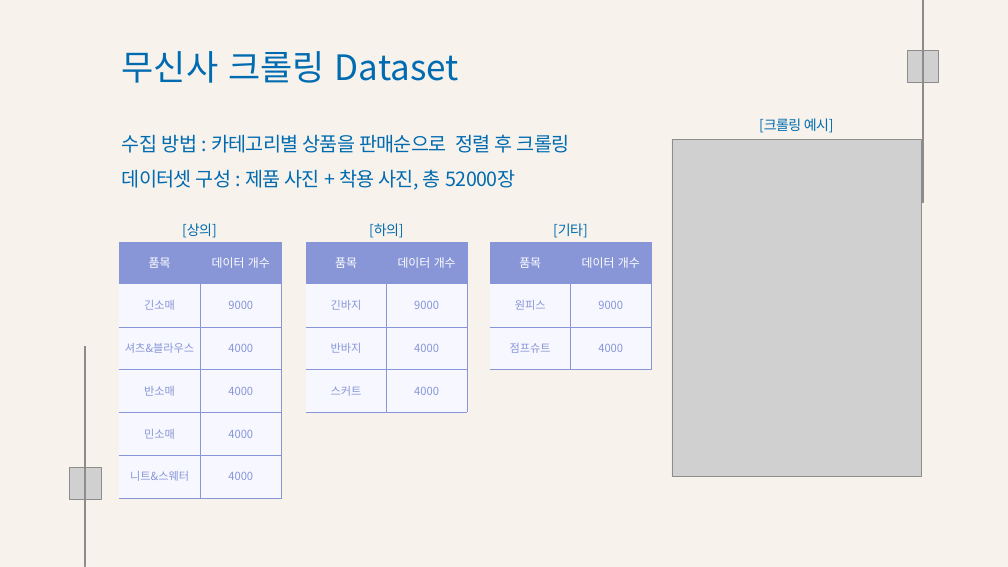
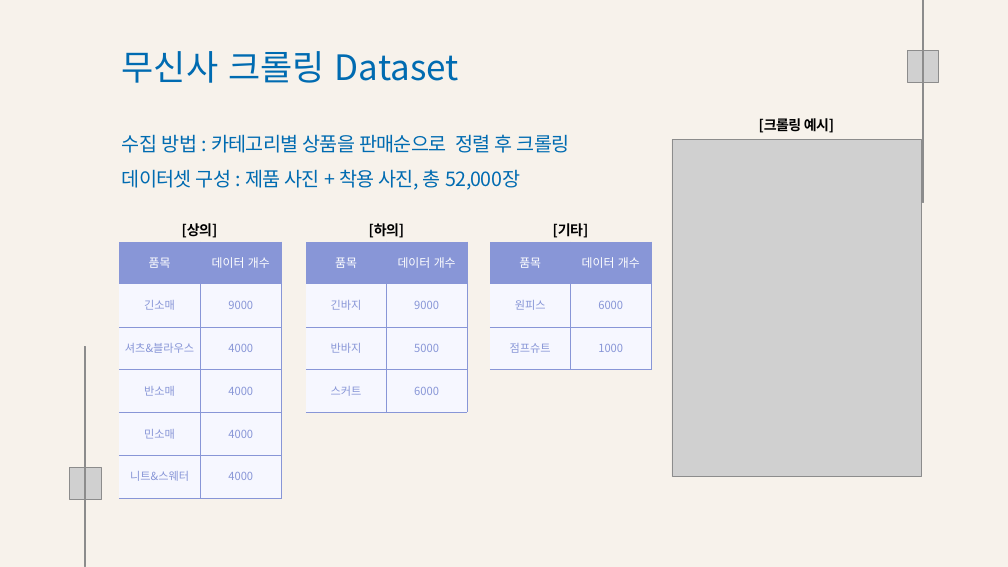
Before and after one commit to Playdata-G-DA35/DA35-final-team2-Item_Classification_RPA, a slide deck: slide 6 of documents/의류 카테고리 분류 모델 결과 보고서.pptx. Drawn at 1008x567 pixels with LibreOffice and Linux fonts; fonts in the diff are those of the drawing; grey boxes stand for pictures; background and template pictures are left out. Boxes give left, top, right and bottom in pixels: in the first picture for what was removed or moved away, otherwise in the second. Text is boxed around its words. In the diff, an @@ line names an element or a change of style, - is before the commit and + after.

```diff
--- a/documents/의류 카테고리 분류 모델 결과 보고서.pptx
+++ b/documents/의류 카테고리 분류 모델 결과 보고서.pptx
@@ text colour #006BB1 to #000000, bold on in 4 elements at (182, 223, 218, 238), (369, 223, 405, 238), (553, 223, 589, 238), (759, 118, 834, 133) @@
@@ text at (122, 169, 520, 190): text changed @@
-데이터셋 구성 : 제품 사진 + 착용 사진, 총 52000장
+데이터셋 구성 : 제품 사진 + 착용 사진, 총 52,000장
@@ table at (306, 241, 467, 412) @@
-row 3, column 2: 4000
+row 3, column 2: 5000
-row 4, column 2: 4000
+row 4, column 2: 6000
@@ table at (490, 241, 651, 369) @@
-row 2, column 2: 9000
+row 2, column 2: 6000
-row 3, column 2: 4000
+row 3, column 2: 1000
```
Also in this commit, not shown: 7 other slides changed, 6 slides added, 10 slides removed, 7 other files.
